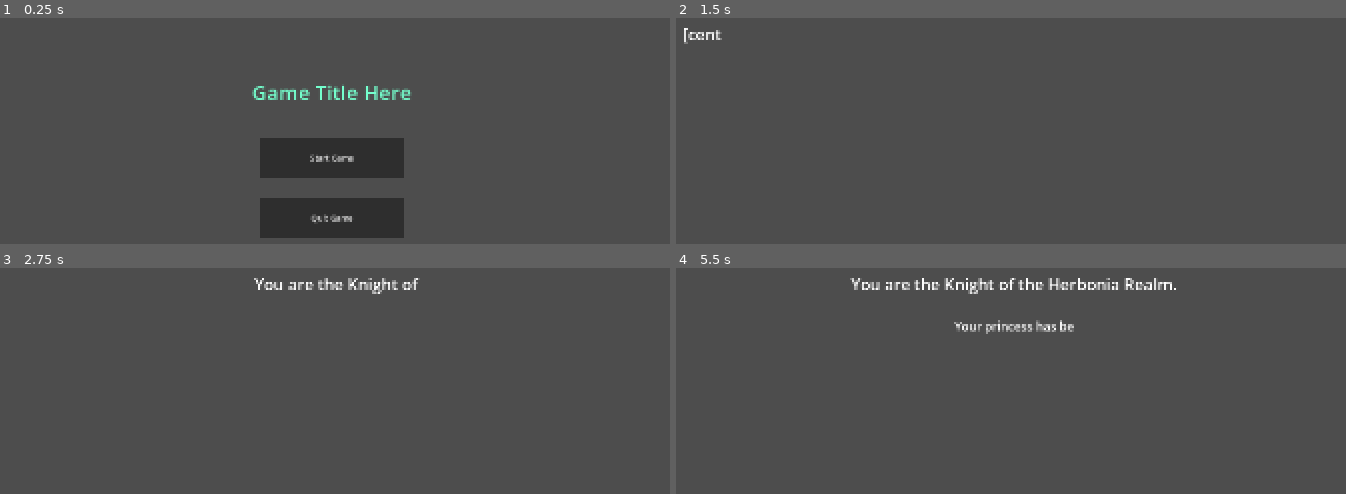
Above: before the commit, frames 1-4 (two rows, left to right).
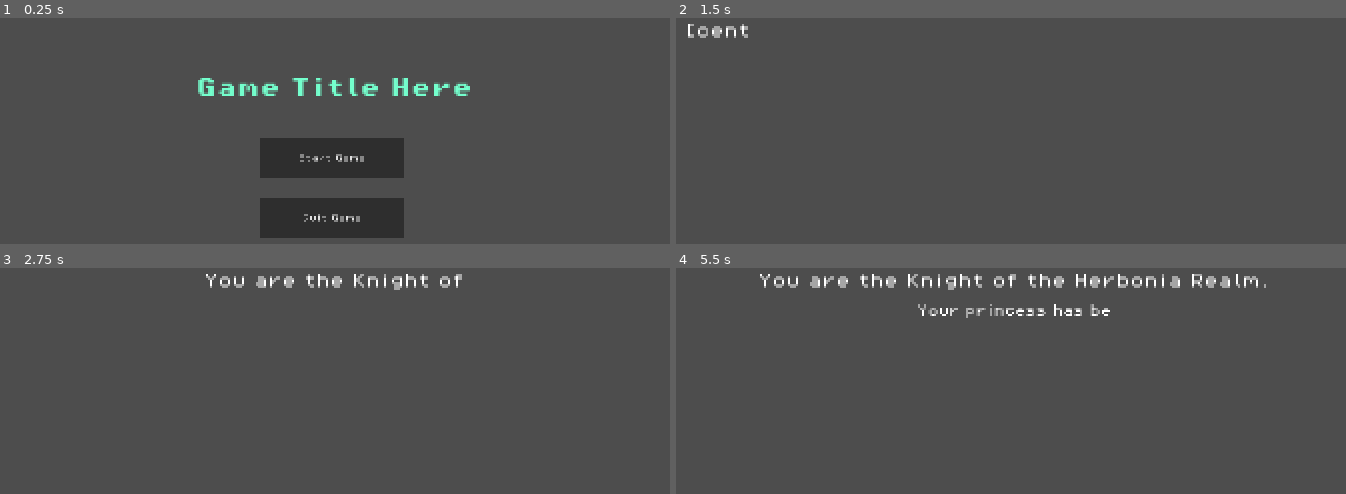
Above: after the commit, the same moments.

Repository: HuanX1/Masked-Warrior
Game: Godot game, scene res://titlescreen/title_screen.tscn
Same seed, same stepped clock (60 frames per second), same inputs: the game is played once before the commit and once after it.
Inputs:
- Up to frame 1 (0.25 s): no input
- Up to frame 2 (1.5 s): click "Start Game" at 0.5 s; tap Enter at 1.25 s
- Up to frame 3 (2.75 s): no input
- Up to frame 4 (5.5 s): tap Space at 5 s

The runs differ from the first frame. In frame 1, 2.2% of the frame differs, in the area x 29-71%, y 26-91%; in frame 2, 0.3%; in frame 3, 1.2%; in frame 4, 3.4%, in the area x 12-89%, y 2-30%.

Commit message:
Title And Story screen polish

Diff:
--- a/font/PixelOperator8.tres
+++ /dev/null
@@ -1,17 +0,0 @@
-[gd_resource type="FontFile" format=3 uid="uid://d3ukire6db2rl"]
-
-[resource]
-cache/0/variation_coordinates = {}
-cache/0/face_index = 0
-cache/0/embolden = 0.0
-cache/0/transform = Transform2D(1, 0, 0, 1, 0, 0)
-cache/0/spacing_top = 0
-cache/0/spacing_bottom = 0
-cache/0/spacing_space = 0
-cache/0/spacing_glyph = 0
-cache/0/baseline_offset = 0.0
-cache/0/16/0/ascent = 0.0
-cache/0/16/0/descent = 0.0
-cache/0/16/0/underline_position = 0.0
-cache/0/16/0/underline_thickness = 0.0
-cache/0/16/0/scale = 1.0
--- a/storyscreen/story_outline.gd
+++ b/storyscreen/story_outline.gd
@@ -2,7 +2,7 @@
 
 @export var full_text := "[font_size=32][center]You are the Knight of the Herbonia Realm.
 
-[font_size=24]Your princess has been abducted by the LIME - [i]Lords of Time.[/i] The King has appointed [b]you[/b] to save her from their clutches.
+[font_size=24]Your princess has been abducted by the LIME - [b]Lords of Time[/b]. The King has appointed [b]you[/b] to save her from their clutches.
 
 Your journey starts here.[/font_size][/center]"
 
--- a/storyscreen/story_screen.tscn
+++ b/storyscreen/story_screen.tscn
@@ -1,6 +1,8 @@
 [gd_scene format=3 uid="uid://bi873v3cpv3gj"]
 
 [ext_resource type="Script" uid="uid://bpdb7fx4hy6wh" path="res://storyscreen/story_screen.gd" id="1_u4e3a"]
+[ext_resource type="FontFile" uid="uid://bgeibtpvalyo" path="res://font/PixelOperator8.ttf" id="2_h7se3"]
+[ext_resource type="FontFile" uid="uid://c7wsfb1txnhjp" path="res://font/PixelOperator8-Bold.ttf" id="2_jl8yc"]
 [ext_resource type="Script" uid="uid://b22t1e5p2fnnd" path="res://storyscreen/story_outline.gd" id="2_u4e3a"]
 
 [node name="StoryScreen" type="Control" unique_id=917679526]
@@ -18,10 +20,12 @@
 offset_top = 194.0
 offset_right = 1460.0
 offset_bottom = 453.0
+theme_override_fonts/normal_font = ExtResource("2_h7se3")
+theme_override_fonts/bold_font = ExtResource("2_jl8yc")
 bbcode_enabled = true
 text = "[font_size=32][center]You are the Knight of the Herbonia Realm.
 
-[font_size=24]Your princess has been abducted by the LIME - [i]Lords of Time.[/i] The King has appointed [b]you[/b] to save her from their clutches.
+[font_size=24]Your princess has been abducted by the LIME - Lords of Time. The King has appointed you to save her from their clutches.
 
 Your journey starts here.[/font_size][/center]"
 script = ExtResource("2_u4e3a")
@@ -32,4 +36,5 @@
 offset_top = 485.0
 offset_right = 920.0
 offset_bottom = 535.0
+theme_override_fonts/font = ExtResource("2_h7se3")
 text = "Continue"
--- a/titlescreen/title_screen.tscn
+++ b/titlescreen/title_screen.tscn
@@ -2,11 +2,13 @@
 
 [ext_resource type="Script" uid="uid://dtxwyvjriiynr" path="res://titlescreen/quit_game.gd" id="1_gmc7t"]
 [ext_resource type="Script" uid="uid://dgsfk2d5wcdoe" path="res://titlescreen/title_screen.gd" id="1_y0dik"]
-[ext_resource type="Script" uid="uid://csky2jo28g8wh" path="res://titlescreen/start_button.gd" id="1_y1mc1"]
+[ext_resource type="FontFile" uid="uid://bgeibtpvalyo" path="res://font/PixelOperator8.ttf" id="2_fl2fr"]
+[ext_resource type="FontFile" uid="uid://c7wsfb1txnhjp" path="res://font/PixelOperator8-Bold.ttf" id="5_g0d6v"]
 
 [sub_resource type="Theme" id="Theme_gmc7t"]
 
 [sub_resource type="LabelSettings" id="LabelSettings_gmc7t"]
+font = ExtResource("5_g0d6v")
 font_size = 41
 font_color = Color(0.45626235, 0.99999994, 0.80432546, 1)
 
@@ -27,6 +29,7 @@
 offset_right = 736.0
 offset_bottom = 497.0
 theme = SubResource("Theme_gmc7t")
+theme_override_fonts/font = ExtResource("2_fl2fr")
 text = "Quit Game"
 script = ExtResource("1_gmc7t")
 
@@ -37,14 +40,14 @@
 offset_right = 736.0
 offset_bottom = 377.0
 theme = SubResource("Theme_gmc7t")
+theme_override_fonts/font = ExtResource("2_fl2fr")
 text = "Start Game"
-script = ExtResource("1_y1mc1")
 
 [node name="GameTitle" type="Label" parent="." unique_id=1355015294]
 layout_mode = 0
-offset_left = 432.0
+offset_left = 320.0
 offset_top = 176.0
-offset_right = 751.0
+offset_right = 874.0
 offset_bottom = 282.0
 text = "Game Title Here"
 label_settings = SubResource("LabelSettings_gmc7t")
Not shown, changed: font/PixelOperator8.ttf.import
